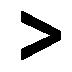
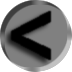
The second 72 × 72 image is a revision of the first. Changes to its layers:
hid ">", painted on it over [20, 10, 62, 61]
showed "<", painted on it over [10, 10, 52, 61]
added layer "Layer 1 copy" above "Layer 3" over [0, 0, 72, 72]
